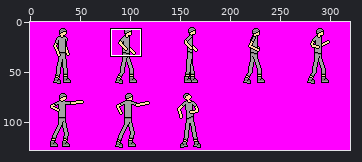
Two states of a sprite sheet, graphics/spritesheets/player.png. The first picture is a wide view before the edit; the outline marks the close-up.
Close-up. Before:
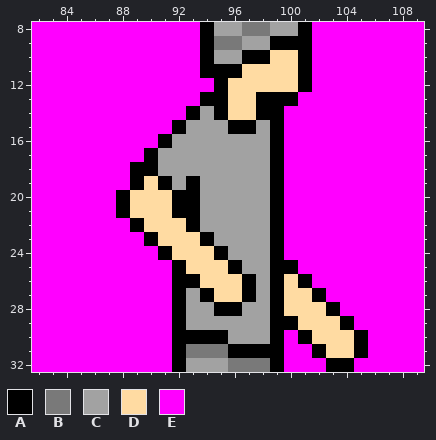
The file is 320x128 pixels. Shown: x 82..109, y 8..32. The commit also changed other parts of the picture, which this record leaves out.
Palette (. is transparent): A #000000  B #797979  C #a2a2a2  D #ffdba2  E #ff00ff
Pixels before, first column x 82:
 8 EEEEEEEEEEEEACCBBCCAEEEEEEEE
 9 EEEEEEEEEEEEABBCCAAAEEEEEEEE
10 EEEEEEEEEEEEACCAADDAEEEEEEEE
11 EEEEEEEEEEEEAAADDDDAEEEEEEEE
12 EEEEEEEEEEEEEADDDDDAEEEEEEEE
13 EEEEEEEEEEEEAADDAAAEEEEEEEEE
14 EEEEEEEEEEEACADDAAEEEEEEEEEE
15 EEEEEEEEEEACCCAACAEEEEEEEEEE
16 EEEEEEEEEACCCCCCCAEEEEEEEEEE
17 EEEEEEEEACCCCCCCCAEEEEEEEEEE
18 EEEEEEEAACCCCCCCCAEEEEEEEEEE
19 EEEEEEEADACACCCCCAEEEEEEEEEE
20 EEEEEEADDDAACCCCCAEEEEEEEEEE
21 EEEEEEADDDAACCCCCAEEEEEEEEEE
22 EEEEEEEADDDACCCCCAEEEEEEEEEE
23 EEEEEEEEADDDACCCCAEEEEEEEEEE
24 EEEEEEEEEADDDACCCAEEEEEEEEEE
25 EEEEEEEEEEADDDACCAAEEEEEEEEE
26 EEEEEEEEEEAADDDACADAEEEEEEEE
27 EEEEEEEEEEACADDACADDAEEEEEEE
28 EEEEEEEEEEACCAACCADDDAEEEEEE
29 EEEEEEEEEEACCCCCCAADDDAEEEEE
30 EEEEEEEEEEAAAACCCAEADDDAEEEE
31 EEEEEEEEEEABBBAAAAEEADDAEEEE
32 EEEEEEEEEEACCCBBBAEEEAAEEEEE
After the commit:
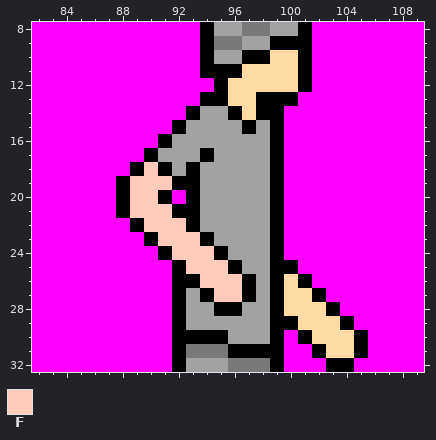
Colours new in this view: F #ffcbba
The edit:
Changed rows in their new state; - is an unchanged pixel.
first column x 88:
14 -------CA
15 --------C
17 ------A--
18 --FA-A---
19 AFFFA----
20 -FFAE----
21 -FFF-----
22 --FFF----
23 ---FFF---
24 ----FFF--
25 -----FFF-
26 ------FFF
27 -------FF
Pixel boxes of the changes (left, top, right, bottom) in both close-ups:
changed: (116, 106, 242, 302)
